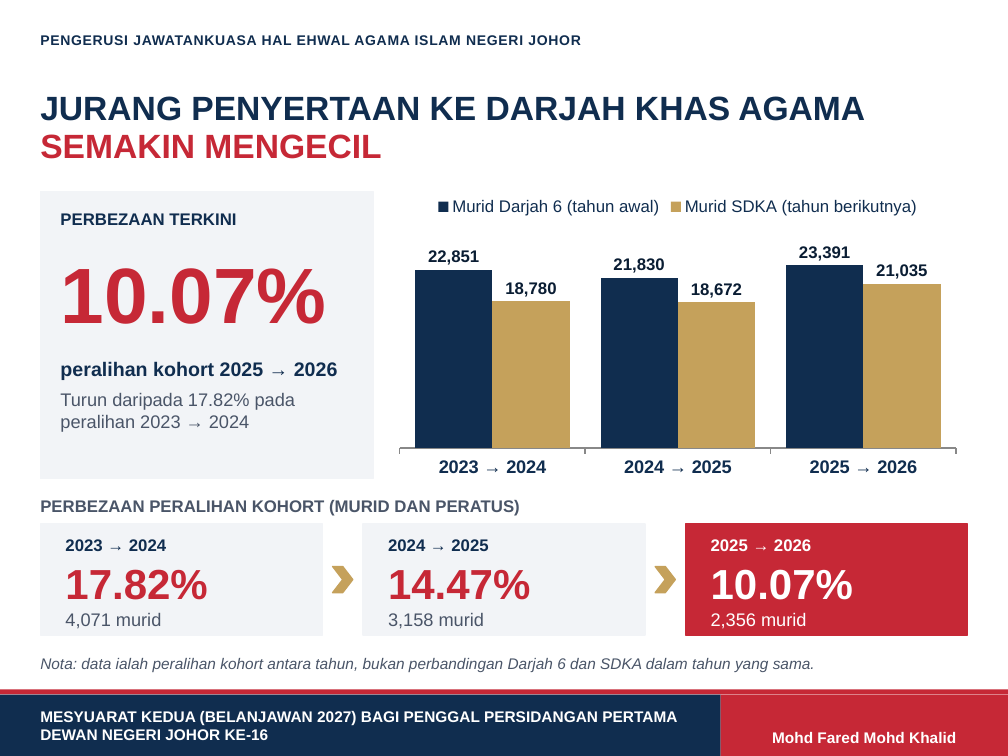
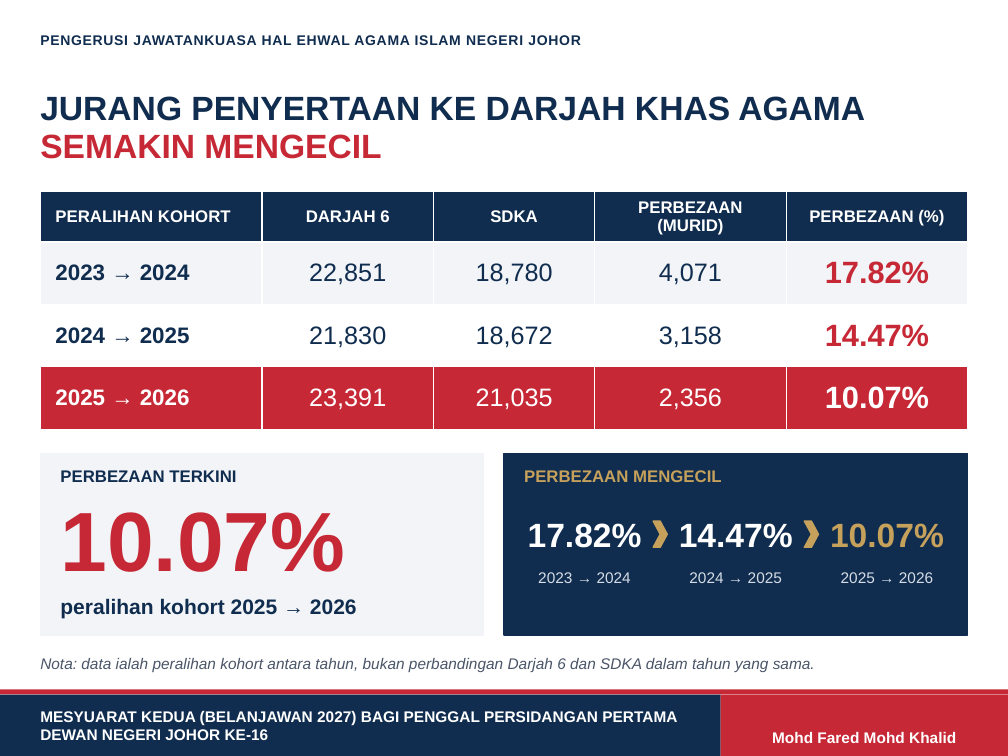
Before and after one commit to nawaljoe/Nawal, a slide deck: slide 4 of infografik-pendidikan-agama/Infografik_Pendidikan_Agama_Johor_DUN.pptx. Drawn at 1008x756 pixels with LibreOffice and Linux fonts; fonts in the diff are those of the drawing; background and template pictures are left out. Boxes give left, top, right and bottom in pixels: in the first picture for what was removed or moved away, otherwise in the second. Text is boxed around its words. In the diff, an @@ line names an element or a change of style, - is before the commit and + after.

```diff
--- a/infografik-pendidikan-agama/Infografik_Pendidikan_Agama_Johor_DUN.pptx
+++ b/infografik-pendidikan-agama/Infografik_Pendidikan_Agama_Johor_DUN.pptx
@@ rectangle removed at bbox=[40, 192, 373, 479] @@
@@ table added at bbox=[40, 192, 968, 414], 4 rows, 5 columns @@
+PERALIHAN KOHORT | DARJAH 6 | SDKA | PERBEZAAN (MURID) | PERBEZAAN (%)
+2023 → 2024 | 22,851 | 18,780 | 4,071 | 17.82%
+2024 → 2025 | 21,830 | 18,672 | 3,158 | 14.47%
+2025 → 2026 | 23,391 | 21,035 | 2,356 | 10.07%
@@ column chart removed at bbox=[388, 186, 968, 484] @@
-categories: 2023 → 2024, 2024 → 2025, 2025 → 2026
-Murid Darjah 6 (tahun awal): 22851, 21830, 23391
-Murid SDKA (tahun berikutnya): 18780, 18672, 21035
@@ text removed at bbox=[60, 393, 295, 432] @@
-Turun daripada 17.82% pada peralihan 2023 → 2024
@@ rectangle: place and size @@
-rectangle at bbox=[40, 524, 323, 635]
+rectangle at bbox=[40, 454, 484, 635]
@@ text "PERBEZAAN TERKINI": place and size @@
-text "PERBEZAAN TERKINI" at bbox=[60, 213, 236, 225]
+text "PERBEZAAN TERKINI" at bbox=[60, 470, 236, 482]
@@ rectangle added at bbox=[504, 454, 968, 635], fill #102D4F, outline #102D4F 1 pt @@
@@ text added at bbox=[524, 470, 722, 482], 12 pt, text #C5A15B, bold @@
+PERBEZAAN MENGECIL
@@ text removed at bbox=[40, 500, 520, 516] @@
-PERBEZAAN PERALIHAN KOHORT (MURID DAN PERATUS)
@@ text "10.07%": place and size @@
-text "10.07%" at bbox=[60, 268, 326, 324]
+text "10.07%" at bbox=[60, 512, 345, 572]
@@ text "10.07%" at bbox=[60, 512, 345, 572]: size 56 to 60 pt @@
@@ text "17.82%": place and size @@
-text "17.82%" at bbox=[65, 569, 207, 600]
+text "17.82%" at bbox=[528, 523, 642, 548]
@@ text "17.82%" at bbox=[528, 523, 642, 548]: size 30 to 24 pt, text colour #C62836 to #FFFFFF; alignment left to centre @@
@@ text "14.47%" at bbox=[679, 523, 793, 548]: size 30 to 24 pt, text colour #C62836 to #FFFFFF; alignment left to centre @@
@@ text "14.47%": place and size @@
-text "14.47%" at bbox=[388, 570, 530, 600]
+text "14.47%" at bbox=[679, 523, 793, 548]
@@ text "10.07%": place and size @@
-text "10.07%" at bbox=[711, 569, 853, 600]
+text "10.07%" at bbox=[830, 523, 944, 548]
@@ text "10.07%" at bbox=[830, 523, 944, 548]: size 30 to 24 pt, text colour #FFFFFF to #C5A15B; alignment left to centre @@
@@ rectangle removed at bbox=[363, 524, 645, 635] @@
@@ chevron: place and size @@
-chevron at bbox=[655, 566, 675, 593]
+chevron at bbox=[653, 521, 667, 547]
@@ rectangle removed at bbox=[685, 524, 968, 635] @@
@@ chevron: place and size @@
-chevron at bbox=[333, 566, 353, 593]
+chevron at bbox=[804, 521, 818, 547]
@@ text "2023 → 2024": place and size @@
-text "2023 → 2024" at bbox=[65, 539, 166, 551]
+text "2023 → 2024" at bbox=[538, 572, 631, 583]
@@ text "2023 → 2024" at bbox=[538, 572, 631, 583]: size 12 to 11 pt, text colour #102D4F to #D5DCE6, bold off; alignment left to centre @@
@@ text "2024 → 2025" at bbox=[689, 572, 782, 583]: size 12 to 11 pt, text colour #102D4F to #D5DCE6, bold off; alignment left to centre @@
@@ text "2024 → 2025": place and size @@
-text "2024 → 2025" at bbox=[388, 539, 488, 551]
+text "2024 → 2025" at bbox=[689, 572, 782, 583]
@@ text "2025 → 2026": place and size @@
-text "2025 → 2026" at bbox=[711, 539, 811, 551]
+text "2025 → 2026" at bbox=[841, 572, 933, 583]
@@ text "2025 → 2026" at bbox=[841, 572, 933, 583]: size 12 to 11 pt, text colour #FFFFFF to #D5DCE6, bold off; alignment left to centre @@
@@ text "peralihan kohort 2025 → 2026": place and size @@
-text "peralihan kohort 2025 → 2026" at bbox=[60, 361, 338, 380]
+text "peralihan kohort 2025 → 2026" at bbox=[60, 598, 357, 618]
@@ text "peralihan kohort 2025 → 2026" at bbox=[60, 598, 357, 618]: size 14 to 15 pt @@
@@ text removed at bbox=[65, 613, 161, 629] @@
-4,071 murid
@@ text removed at bbox=[388, 613, 484, 629] @@
-3,158 murid
@@ text removed at bbox=[711, 612, 806, 629] @@
-2,356 murid
```
Also in this commit, not shown: 1 other file.
